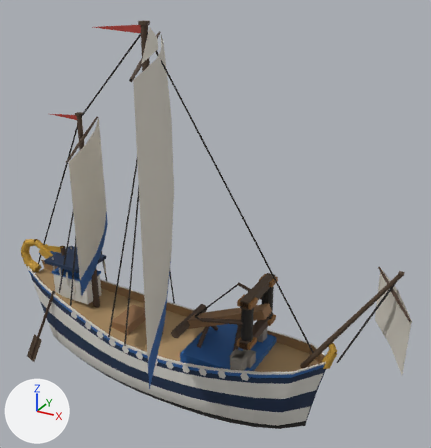
Two versions of the glTF model public/harbour/kit/titan_usdc.glb, one commit apart.
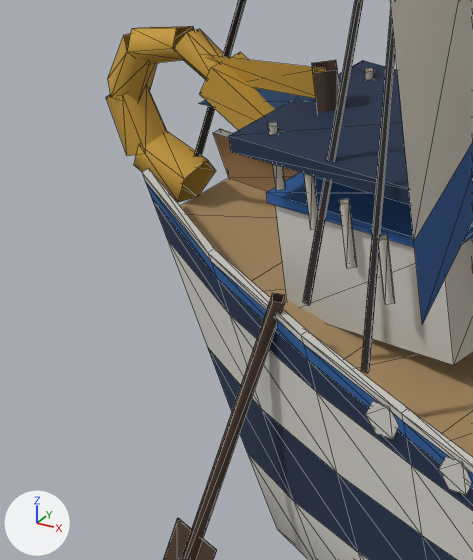
There are two pictures of each version: one whole from a 50 mm camera at (25.5, -37.1, 33.9) aimed at (4.1, 1.8, 14.5), one close up on the part from 0% to 21% of the width and 52% to 76% of the height. The axes (+X, +Y, +Z) are drawn at lower left. The lights are the same throughout. The last two pictures show the newer version. The close-ups show mesh edges as thin lines. Where no turn or scale is listed for an object, it has been applied to the vertices. Vertices at exactly the same position are counted once.

Objects in the first close-up: 'deck', 'flag', 'hull', 'mast', 'rigging', 'sail_extra'.
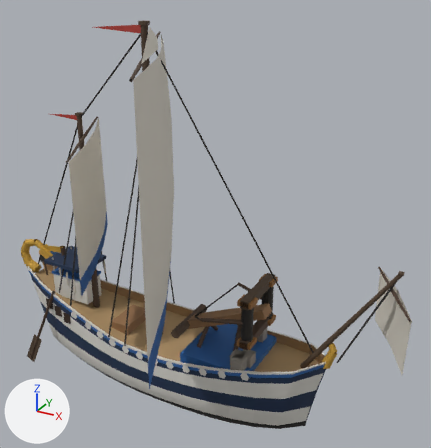
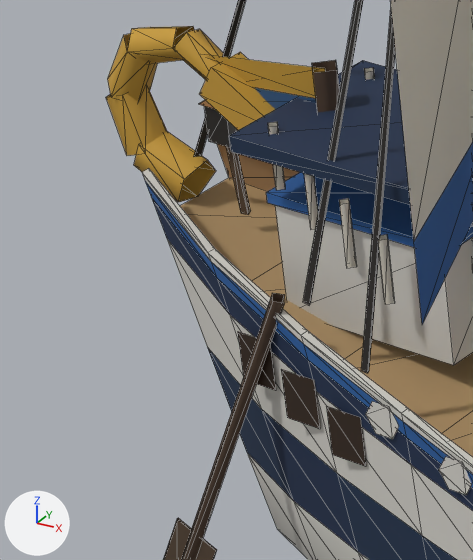
Changed parts and their boxes (x1, y1, x2, y2) in the close-ups (473 x 560 px):
'stern_windows', added
    after: (238, 332, 366, 466)
'stern_lantern_glass', added
    after: (204, 106, 238, 148)
part 1 of me_deck, added
    after: (200, 100, 251, 215)

The change, as a list of edits to the scene's bpy script:
```text
Add mat_hb_fleet_window:
    mat_hb_fleet_window = bpy.data.materials.new('hb_fleet_window')
    # nodes: BsdfPrincipled, Mix, OutputMaterial, VertexColor
    # colours: white #e7e7e7, mixed with the vertex colours
Add mat_hb_emissive:
    mat_hb_emissive = bpy.data.materials.new('hb_emissive')
    # nodes: BsdfPrincipled, Mix, OutputMaterial, VertexColor
    # colours: white #e7e7e7, mixed with the vertex colours
Change me_deck:
    used by ob_deck; location = (-2.65, 0.0, 3.95)
    remove me_deck.from_pydata(...)  # 308 vertices, 370 faces; spans x -12.5..12.5, y -3.3..3.3, z -6.9..6.9
    add me_deck.from_pydata(...)  # 323 vertices, 382 faces; spans x -12.5..12.5, y -3.3..3.3, z -6.9..6.9
    me_deck part 1
    15 vertices are added at x -11.4..-10.7, y -0.3..0.3, z 2.0..4.6
    12 new faces join them
Add me_stern_windows:
    me_stern_windows.from_pydata(...)  # 24 vertices, 12 faces; spans x -1.66..1.66, y -2.67..2.67, z -0.76..0.76
    me_stern_windows.materials.append(mat_hb_fleet_window)
Add me_stern_lantern_glass:
    me_stern_lantern_glass.from_pydata(...)  # 8 vertices, 8 faces; spans x -0.27..0.27, y -0.27..0.27, z -0.391..0.391
    me_stern_lantern_glass.materials.append(mat_hb_emissive)
Add ob_stern_windows:
    ob_stern_windows = bpy.data.objects.new('stern_windows', me_stern_windows)
    ob_stern_windows.location = (-10.21, 0.0, 4.22)
Add ob_stern_lantern_glass:
    ob_stern_lantern_glass = bpy.data.objects.new('stern_lantern_glass', me_stern_lantern_glass)
    ob_stern_lantern_glass.location = (-13.68, 0.0, 7.89)
```
